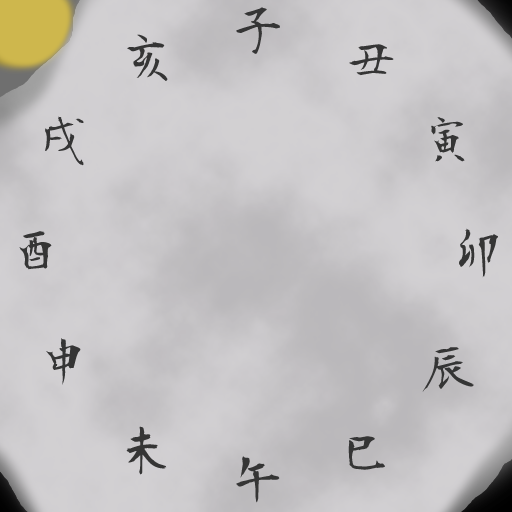
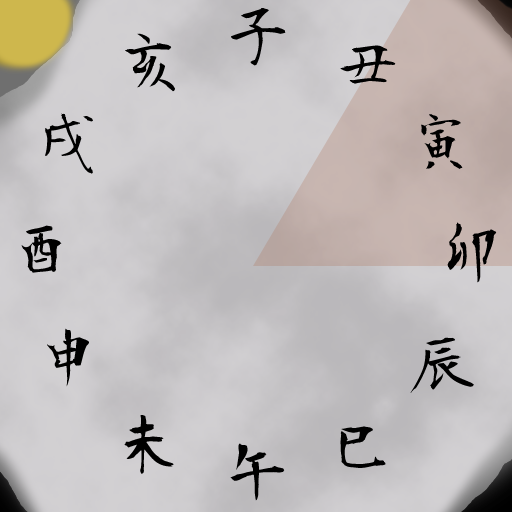
The second (512, 512) image is a revision of the first. Changes to its layers:
hid "レイヤー 1" over (19, 7, 498, 503)
added layer "レイヤー 3" above "レイヤー 4" over (21, 8, 497, 501)
added layer "レイヤー 4" above "レイヤー 2" over (253, 0, 512, 266)
